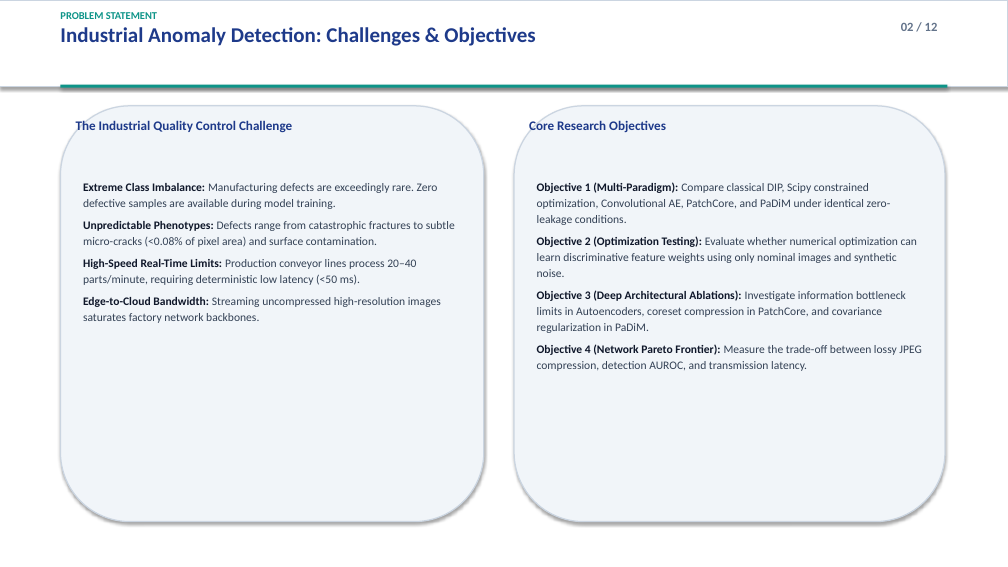
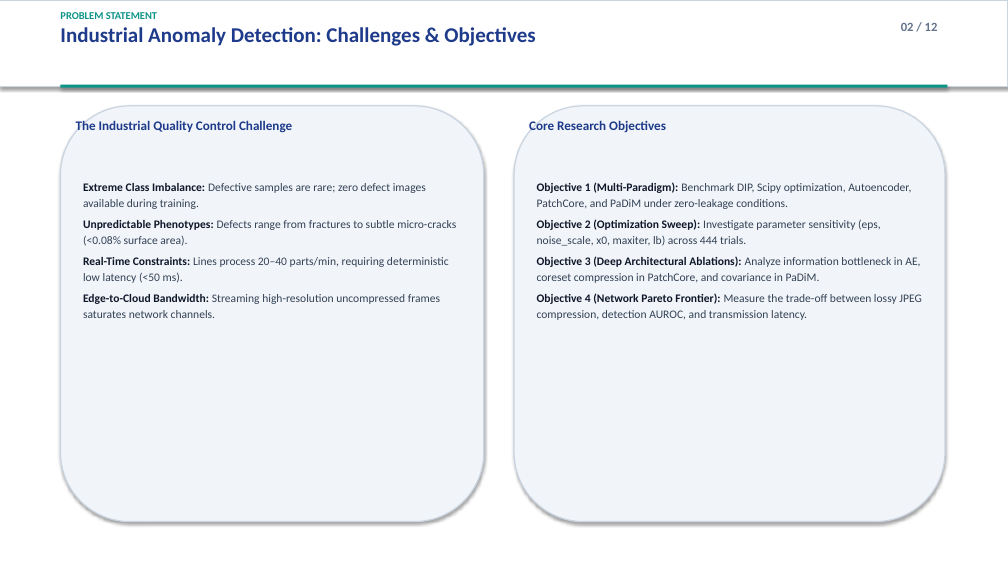
Before and after one commit to Rahul-dewangan01/Hybrid-Industrial-Visual-Anomaly-Detection, a slide deck: slide 2 of 06_FINAL_RESEARCH/Presentation/Industrial_Anomaly_Detection_Final_Presentation.pptx. Drawn at 1008x567 pixels with LibreOffice and Linux fonts; fonts in the diff are those of the drawing. Boxes give left, top, right and bottom in pixels: in the first picture for what was removed or moved away, otherwise in the second. Text is boxed around its words. In the diff, an @@ line names an element or a change of style, - is before the commit and + after.

```diff
--- a/06_FINAL_RESEARCH/Presentation/Industrial_Anomaly_Detection_Final_Presentation.pptx
+++ b/06_FINAL_RESEARCH/Presentation/Industrial_Anomaly_Detection_Final_Presentation.pptx
@@ text at bbox=[83, 183, 456, 318]: text changed @@
-Extreme Class Imbalance: Manufacturing defects are exceedingly rare. Zero defective samples are available during model training.
-Unpredictable Phenotypes: Defects range from catastrophic fractures to subtle micro-cracks (<0.08% of pixel area) and surface contamination.
-High-Speed Real-Time Limits: Production conveyor lines process 20–40 parts/minute, requiring deterministic low latency (<50 ms).
-Edge-to-Cloud Bandwidth: Streaming uncompressed high-resolution images saturates factory network backbones.
+Extreme Class Imbalance: Defective samples are rare; zero defect images available during training.
+Unpredictable Phenotypes: Defects range from fractures to subtle micro-cracks (<0.08% surface area).
+Real-Time Constraints: Lines process 20–40 parts/min, requiring deterministic low latency (<50 ms).
+Edge-to-Cloud Bandwidth: Streaming high-resolution uncompressed frames saturates network channels.
@@ text at bbox=[537, 182, 920, 283]: text changed @@
-Objective 1 (Multi-Paradigm): Compare classical DIP, Scipy constrained optimization, Convolutional AE, PatchCore, and PaDiM under identical zero-leakage conditions.
-Objective 2 (Optimization Testing): Evaluate whether numerical optimization can learn discriminative feature weights using only nominal images and synthetic noise.
-Objective 3 (Deep Architectural Ablations): Investigate information bottleneck limits in Autoencoders, coreset compression in PatchCore, and covariance regularization in PaDiM.
+Objective 1 (Multi-Paradigm): Benchmark DIP, Scipy optimization, Autoencoder, PatchCore, and PaDiM under zero-leakage conditions.
+Objective 2 (Optimization Sweep): Investigate parameter sensitivity (eps, noise_scale, x0, maxiter, lb) across 444 trials.
+Objective 3 (Deep Architectural Ablations): Analyze information bottleneck in AE, coreset compression in PatchCore, and covariance in PaDiM.
@@ text at bbox=[537, 293, 921, 320]: less space between paragraphs @@
```
Also in this commit, not shown: 11 other slides changed, 44 other files.
